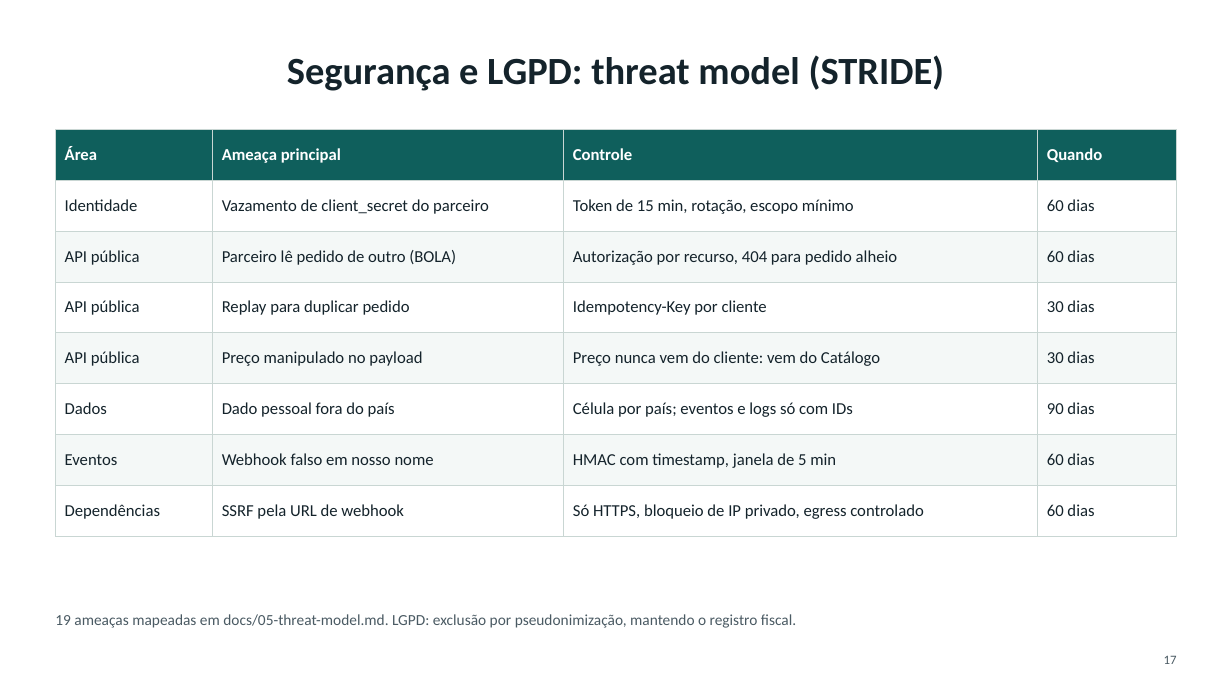
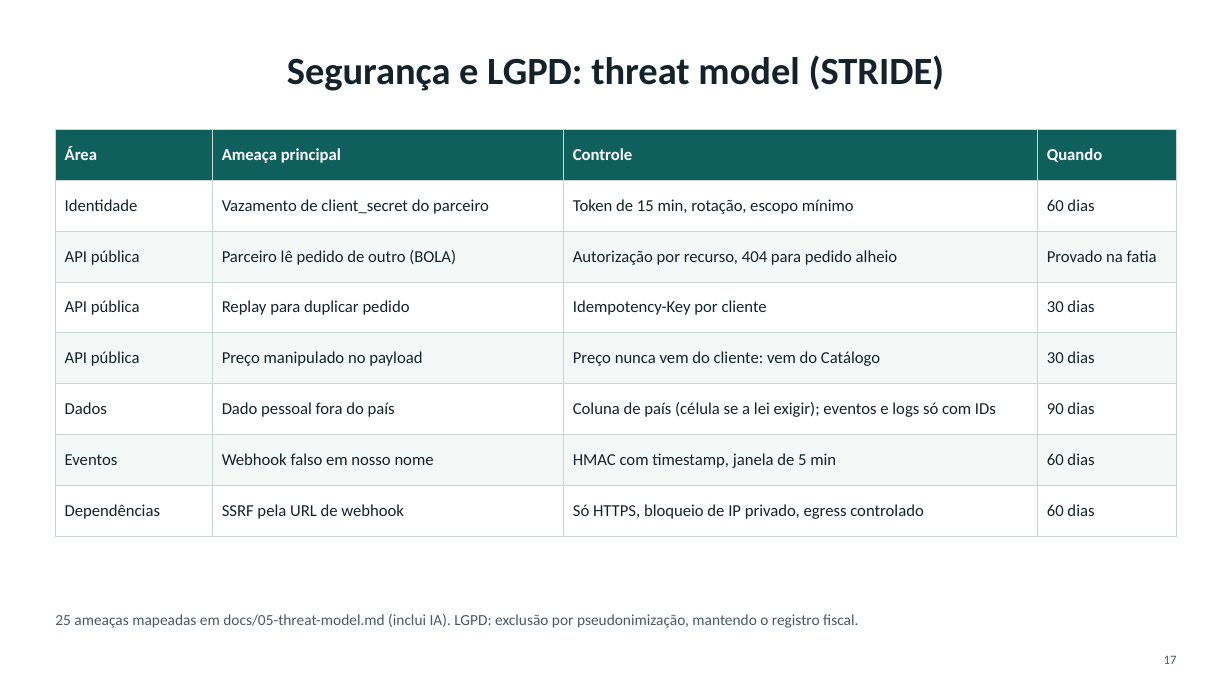
Before and after one commit to Derkoski/pedidos-catalogo, a slide deck: slide 17 of entregaveis/apresentacao.pptx. Drawn at 1232x693 pixels with LibreOffice and Linux fonts; fonts in the diff are those of the drawing. Boxes give left, top, right and bottom in pixels: in the first picture for what was removed or moved away, otherwise in the second. Text is boxed around its words. In the diff, an @@ line names an element or a change of style, - is before the commit and + after.

```diff
--- a/entregaveis/apresentacao.pptx
+++ b/entregaveis/apresentacao.pptx
@@ table at [55,129,1177,523] @@
-row 3, column 4: 60 dias
+row 3, column 4: Provado na fatia
-row 6, column 3: Célula por país; eventos e logs só com IDs
+row 6, column 3: Coluna de país (célula se a lei exigir); eventos e logs só com IDs
@@ text at [55,614,858,628]: text changed @@
-19 ameaças mapeadas em docs/05-threat-model.md. LGPD: exclusão por pseudonimização, mantendo o registro fiscal.
+25 ameaças mapeadas em docs/05-threat-model.md (inclui IA). LGPD: exclusão por pseudonimização, mantendo o registro fiscal.
```
Also in this commit, not shown: 4 other slides changed, 28 other files.
